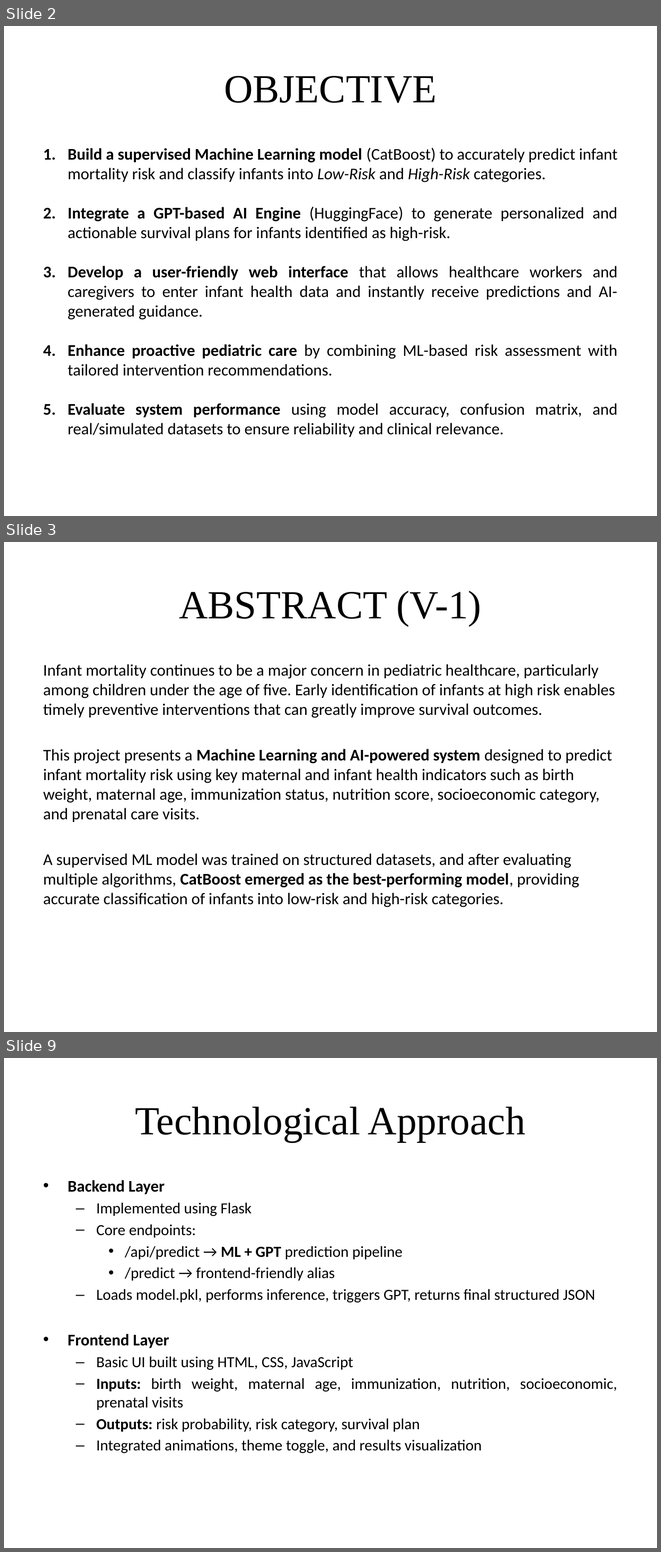
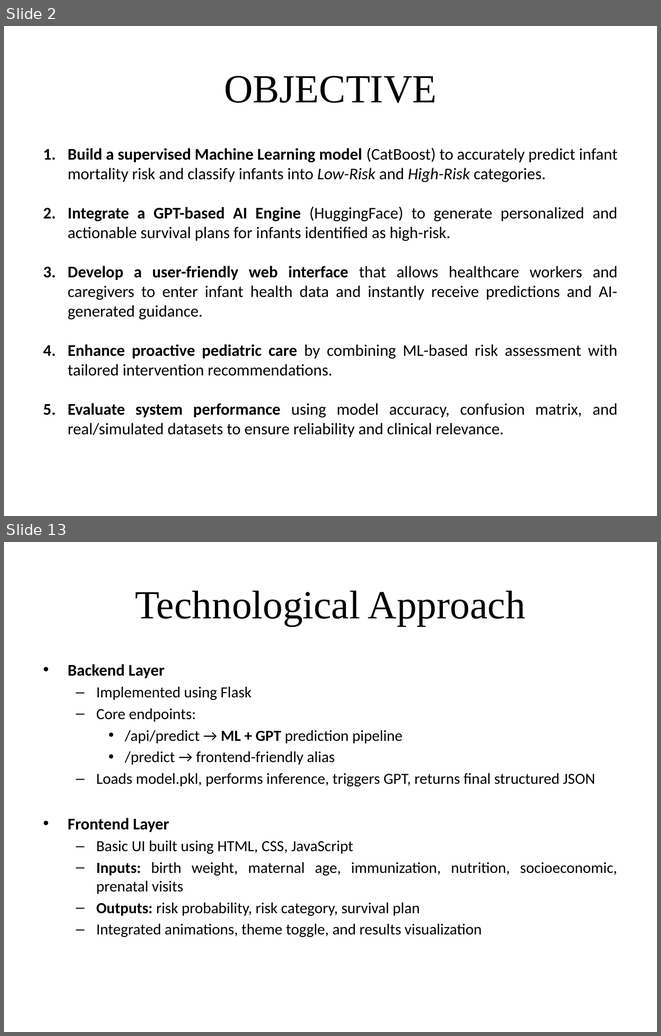
Before and after one commit to Lalithreddy-12/Intelligent-Infant-Health-Predictor-With-Personalized-AI-Guidance, a slide deck: Docs/Ppt/First Review.pptx. Shown one above the other, each under a label of ours: slides 2, 3 and 9 before the commit, slides 2 and 13 after it; the slides between them are not shown. The pictures are 661x1552 and 661x1036 pixels, drawn with LibreOffice and Linux fonts; fonts in the diff are those of the drawing. Boxes give left, top, right and bottom in pixels: in the first picture for what was removed or moved away, otherwise in the second. Text is boxed around its words. In the diff, an @@ line names an element or a change of style, - is before the commit and + after.

```diff
--- a/Docs/Ppt/First Review.pptx
+++ b/Docs/Ppt/First Review.pptx
@@ slide 3 removed at (4, 542, 657, 1032), background #FFFFFF @@
@@ title removed at (179, 591, 482, 626) @@
-ABSTRACT (V-1)
@@ text removed at (43, 664, 615, 907) @@
-Infant mortality continues to be a major concern in pediatric healthcare, particularly among children under the age of five. Early identification of infants at high risk enables timely preventive interventions that can greatly improve survival outcomes.
-This project presents a Machine Learning and AI-powered system designed to predict infant mortality risk using key maternal and infant health indicators such as birth weight, maternal age, immunization status, nutrition score, socioeconomic category, and prenatal care visits.
-A supervised ML model was trained on structured datasets, and after evaluating multiple algorithms, CatBoost emerged as the best-performing model, providing accurate classification of infants into low-risk and high-risk categories.
@@ what was slide 9 is now slide 13 @@
```
Also in this commit, not shown: 4 slides changed, 7 slides added, 2 other slides removed.
